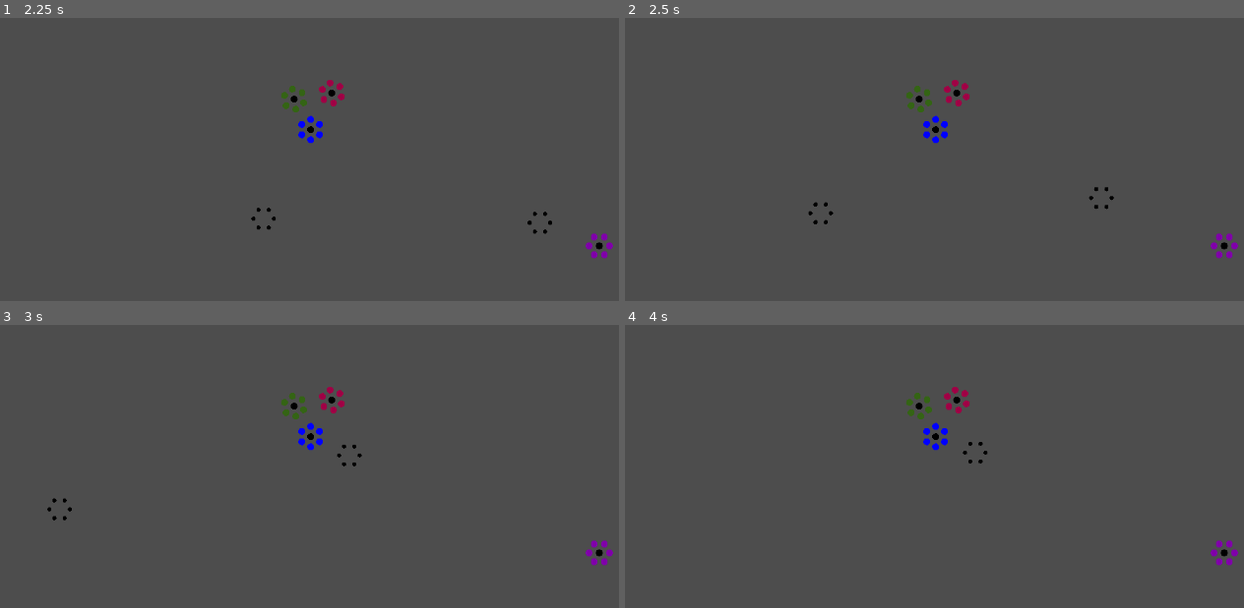
Above: before the commit, frames 1-4 (two rows, left to right).
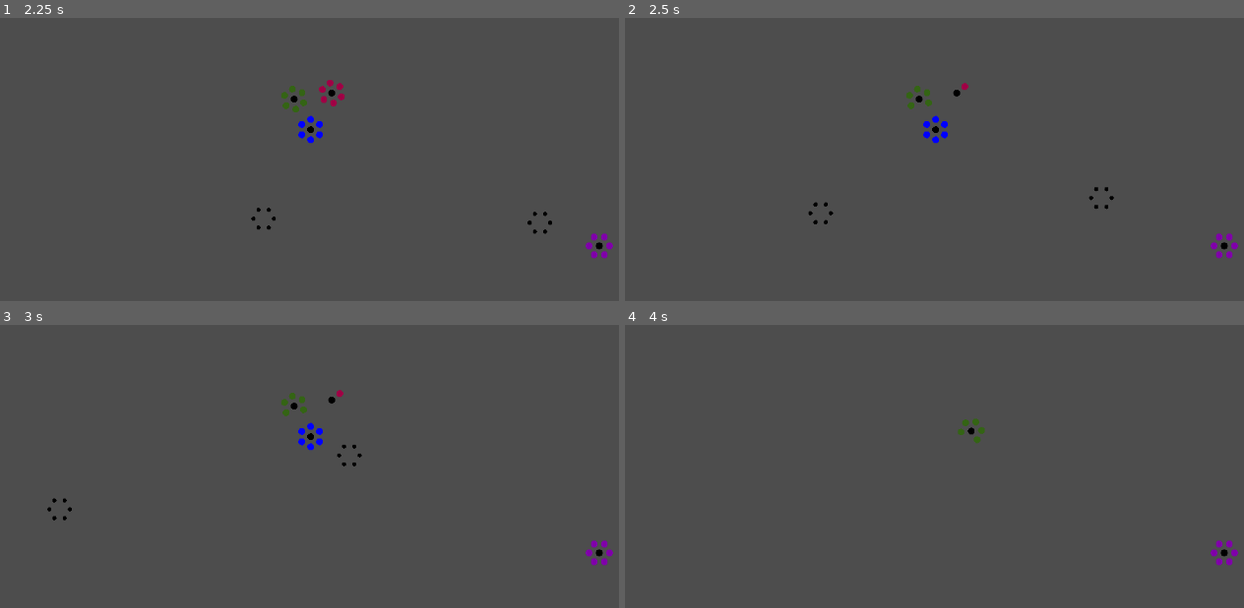
Above: after the commit, the same moments.

Repository: the-alex-g/CardGame
Game: Godot game, scene res://world/world.tscn
Two runs of this game, one before a commit and one after it. Both use one fixed random seed, a clock stepped at 60 frames per second and the inputs below.
Inputs:
- Up to frame 1 (2.25 s): no input
- Up to frame 2 (2.5 s): no input
- Up to frame 3 (3 s): no input
- Up to frame 4 (4 s): no input

Frame 1 is identical in both runs. In frame 2, 0.1% of the frame differs, in the area x 47-56%, y 21-34%; in frame 3, 0.1%; in frame 4, 0.7%, in the area x 45-59%, y 21-49%.

Commit message:
Add stat resource to allow combining captain bonus with soldier stats

Diff:
--- /dev/null
+++ b/project/resources/dice_combiner.gd
@@ -0,0 +1,30 @@
+class_name DiceCombiner
+extends Resource
+
+var die_sizes := []
+var bonus := 0
+var value : int : get = _get_value
+
+
+func _init(dice := [], initial_bonus := 0)->void:
+	die_sizes = dice
+	bonus = initial_bonus
+
+
+func _get_value()->int:
+	var total := bonus
+	for die in die_sizes:
+		total += 1 + (randi() % die)
+	return total
+
+
+func add(to_add:DiceCombiner)->void:
+	die_sizes.append_array(to_add.die_sizes)
+	bonus += to_add.bonus
+
+
+func subtract(to_subtract:DiceCombiner)->void:
+	for die in to_subtract.die_sizes:
+		if die_sizes.has(die):
+			die_sizes.erase(die)
+	bonus -= to_subtract.bonus
--- /dev/null
+++ b/project/resources/stats.gd
@@ -0,0 +1,50 @@
+class_name Stats
+extends Resource
+
+@export var health := 8
+@export var armor := 0
+@export var strength := 0
+@export var dexterity := 0
+@export var evasion_bonus := 0
+@export var damage_dice := DiceCombiner.new()
+
+var damage : int : get = _get_damage
+var evasion : int : get = _get_evasion
+
+
+func _init(i_health := 8, i_armor := 0,
+		i_strength := 0, i_dexterity := 0,
+		i_evasion_bonus := 0, i_damage_dice := DiceCombiner.new()
+	)->void:
+	health = i_health
+	armor = i_armor
+	strength = i_strength
+	dexterity = i_dexterity
+	evasion_bonus = i_evasion_bonus
+	damage_dice = i_damage_dice
+
+
+func add(to_add:Stats, sign := 1)->void:
+	# setting sign to -1 performs a subtraction instead of an addition
+	health += to_add.health * sign
+	armor += to_add.armor * sign
+	strength += to_add.strength * sign
+	dexterity += to_add.dexterity * sign
+	evasion_bonus += to_add.evasion_bonus * sign
+	if sign == 1:
+		damage_dice.add(to_add.damage_dice)
+	elif sign == -1:
+		damage_dice.subtract(to_add.damage_dice)
+
+
+func subtract(to_subtract:Stats)->void:
+	# same as calling "add" with a sign of -1
+	add(to_subtract, -1)
+
+
+func _get_evasion()->int:
+	return 10 + dexterity + evasion_bonus
+
+
+func _get_damage()->int:
+	return damage_dice.value
--- a/project/soldier/soldier.gd
+++ b/project/soldier/soldier.gd
@@ -3,11 +3,7 @@
 
 signal shoot(ammo, from)
 
-@export var health := 8
-@export var armor_values : PackedStringArray = []
-@export var damage_values : PackedStringArray = []
-@export var strength := 0
-@export var dexterity := 0
+@export var stats := Stats.new(0, 0, 0, 0, 0, DiceCombiner.new([8], 0))
 @export_enum("Melee", "Ranged") var soldier_type := "Melee"
 
 var attack : Attack : get = _get_attack
@@ -19,10 +15,10 @@
 
 
 func deal_damage(incoming_attack:Attack)->void:
-	if incoming_attack.to_hit >= _get_evasion():
-		incoming_attack.damage = max(1, incoming_attack.damage - _get_armor())
-		health -= incoming_attack.damage
-		if health <= 0:
+	if incoming_attack.to_hit >= stats.evasion:
+		incoming_attack.damage = max(1, incoming_attack.damage - stats.armor)
+		stats.health -= incoming_attack.damage
+		if stats.health <= 0:
 			hide()
 
 
@@ -32,38 +28,10 @@
 
 	if soldier_type == "Ranged":
 		_shoot()
-	return Attack.new(_roll_die(20) + dexterity, _get_damage())
-
-
-func _get_damage()->int:
-	var damage := _parse_value_array(damage_values)
-	damage += min(strength, damage)
-	return damage
+	return Attack.new(1 + randi() % 20 + stats.strength, stats.damage)
 
 
 func _shoot()->Ammo:
 	var ammo := preload("res://ammo/ammo.tscn").instantiate()
 	emit_signal("shoot", ammo, global_position)
 	return ammo
-
-
-func _get_armor()->int:
-	return _parse_value_array(armor_values)
-
-
-func _get_evasion()->int:
-	return 10 + dexterity
-
-
-func _parse_value_array(array:PackedStringArray)->int:
-	var final_value := 0
-	for value in array:
-		if value.begins_with("+"):
-			final_value += int(value)
-		else:
-			final_value += _roll_die(int(value))
-	return final_value
-
-
-func _roll_die(size:int)->int:
-	return 1 + randi() % size
